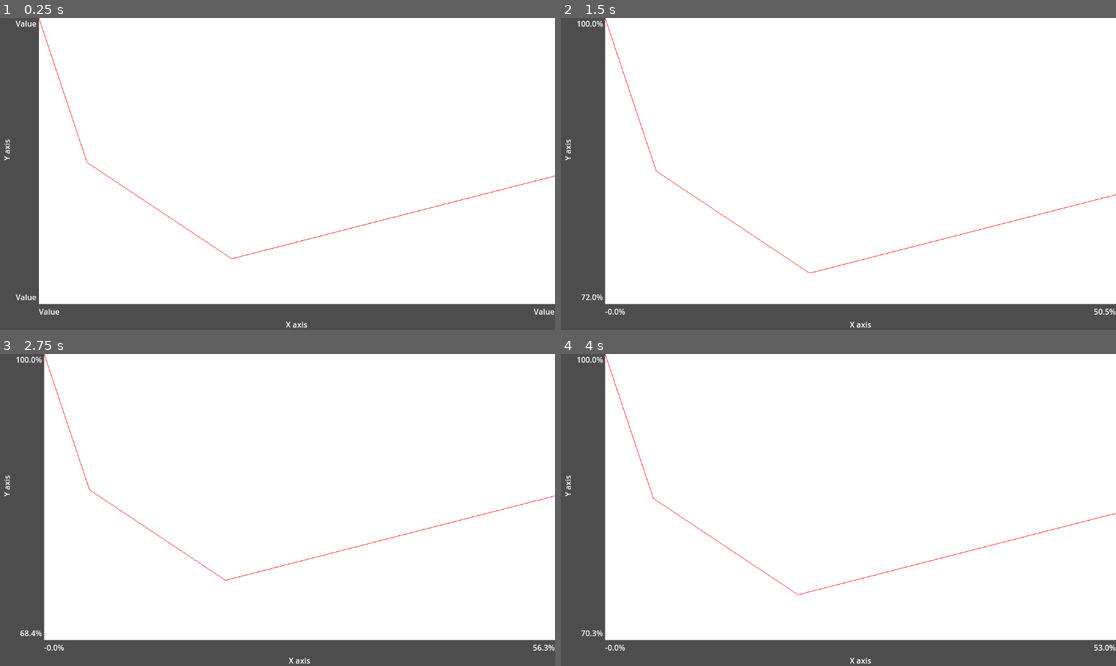
Above: before the commit, frames 1-4 (two rows, left to right).
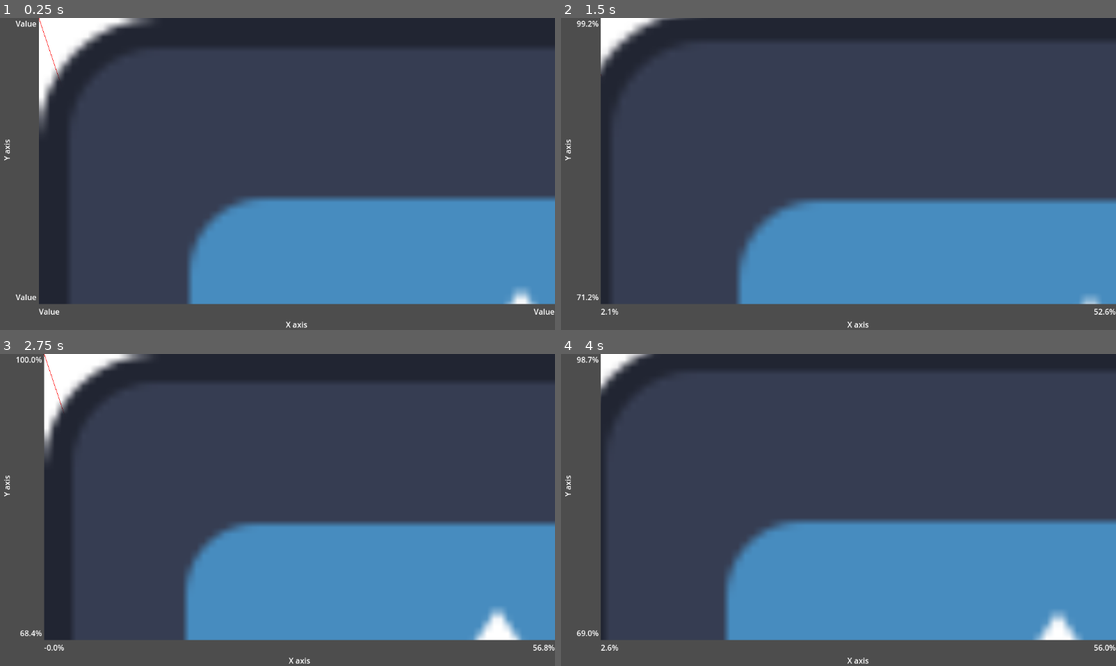
Above: after the commit, the same moments.

Repository: turboseb/chromatography
Game: Godot game, scene res://Plot/graph.tscn
The game is run twice, just before and just after one commit, with the same random seed, the same clock (stepped at 60 frames per second) and the same inputs. Before the commit the project has no main scene; this scene is started directly in both runs. The engine's default icon, where the game draws it, is replaced by a stand-in: a white triangle on a blue panel in a dark square.
Inputs (mouse positions are in pixels of both pictures, inside the frame that each line leads up to):
- Up to frame 1 (0.25 s): no input
- Up to frame 2 (1.5 s): tap Enter at 0.5 s; move the mouse to (960, 158) at 0.52 s; hold D 0.53-1.25 s; tap Middle mouse button (panning) at 0.6 s; click (960, 158) at 0.67 s; tap Mouse wheel up (zoom_in) at 0.8 s; tap Space at 1.25 s; drag from (727, 189) to (810, 236) at 1.27 s
- Up to frame 3 (2.75 s): tap Enter at 2 s; move the mouse to (333, 441) at 2.02 s; hold D from 2.03 s (still down); tap Mouse wheel down (zoom_out) at 2.1 s; click (333, 441) at 2.17 s; tap Middle mouse button (panning) at 2.3 s
- Up to frame 4 (4 s): release D at 2.75 s; tap Space at 2.75 s; drag from (810, 572) to (672, 463) at 2.77 s; tap Enter at 3.5 s; move the mouse to (1005, 556) at 3.52 s; hold A from 3.53 s (still down); tap Mouse wheel up (zoom_in) at 3.6 s; click (1005, 556) at 3.67 s; tap Mouse wheel down (zoom_out) at 3.8 s

The runs differ from the first frame. In frame 1, 84% of the frame differs, in the area x 7-100%, y 0-92%; in frame 2, 85%; in frame 3, 83%; in frame 4, 85%, in the area x 2-100%, y 0-100%.

Commit message:
scale from mouse position, axis specific scaling

Diff:
--- a/Plot/graph.gd
+++ b/Plot/graph.gd
@@ -36,18 +36,24 @@
 
 ## Connected to the graph_container resized() signal, called a little after ready on startup
 func graph_container_resized() -> void:
+	if panning:
+		return
 	graph_container_size = graph_container.size
 	set_panning_limit()
 
-	var axis_scale_limit =  max(graph_container_size.x / size.x, graph_container_size.y / size.x)
-	print(axis_scale_limit)
-	scale_limit = Vector2(axis_scale_limit, axis_scale_limit)
+	var scale_limit_x =  graph_container_size.x / size.x
+	var scale_limit_y =  graph_container_size.y / size.y
+	scale_limit = Vector2(scale_limit_x, scale_limit_y)
+	print(scale_limit)
 
 ## called on zoom
-func clamp_position() ->void:
+func clamp_position(new_position_x: float = , new_position_y: float = ) ->void:
 	set_panning_limit()
-	position.x = clamp(position.x, panning_limit.x, 0)
-	position.y = clamp(position.y, panning_limit.y, 0)
+	if new_position_x:
+		position.x = clamp(new_position_x, panning_limit.x, 0)
+	if new_position_y:
+		position.y = clamp(new_position_y, panning_limit.y, 0)
+
 
 
 func set_panning_limit() ->void:
@@ -71,25 +77,90 @@
 		if Input.is_action_just_released("panning"):
 			deactivate_panning()
 			print("no panning")
+		if Input.is_action_just_released("y_zoom_in"):
+			if !panning:
+				zoom_in_y()
+				return
+		if Input.is_action_just_released("y_zoom_out"):
+			if !panning:
+				zoom_out_y()
+				return
+
+		if Input.is_action_just_released("x_zoom_in"):
+			if !panning:
+				zoom_in_x()
+				return
+		if Input.is_action_just_released("x_zoom_out"):
+			if !panning:
+				zoom_out_x()
+				return
+
+
 		if Input.is_action_just_released("zoom_in"):
 			if !panning:
-				scale = scale + zoom_step_vector
-				clamp_position()
-				graduation.recalculate()
+				zoom_in_x()
+				zoom_in_y()
+				#var new_scale = scale + zoom_step_vector
+				#var scale_ratio = Vector2(new_scale.x/scale.x - 1, new_scale.y/scale.y - 1)
+				#
+				#var new_position = position + (global_position - get_viewport().get_mouse_position()) * scale_ratio
+				#scale = new_scale
+				#clamp_position(new_position.x, new_position.y)
+				#graduation.recalculate()
+
 		if Input.is_action_just_released("zoom_out"):
 			if !panning:
-				var new_scale =  max(scale.x - zoom_step, scale_limit.x)
-				scale = Vector2(new_scale, new_scale)
-				clamp_position()
-				graduation.recalculate()
+				zoom_out_x()
+				zoom_out_y()
+				#var new_scale =  Vector2(max(scale.x - zoom_step, scale_limit.x), max(scale.y - zoom_step, scale_limit.y))
+				#var scale_ratio = new_scale/scale - Vector2(1, 1)
+				#var new_position = position + (global_position - get_viewport().get_mouse_position()) * scale_ratio
+				#scale = new_scale
+				#clamp_position(new_position.x, new_position.y)
+				#graduation.recalculate()
 
+func zoom_in_x():
+	var new_scale_x = scale.x + zoom_step
+	var scale_ratio_x = new_scale_x/scale.x - 1
+
+	var new_position_x = position.x + (global_position.x - get_viewport().get_mouse_position().x) * scale_ratio_x
+	scale.x = new_scale_x
+	clamp_position(new_position_x, position.y)
+	graduation.recalculate()
+
+func zoom_out_x():
+	var new_scale_x = max(scale.x - zoom_step, scale_limit.x)
+	var scale_ratio_x = new_scale_x/scale.x - 1
+
+	var new_position_x = position.x + (global_position.x - get_viewport().get_mouse_position().x) * scale_ratio_x
+	scale.x = new_scale_x
+	clamp_position(new_position_x, position.y)
+	graduation.recalculate()
+
+func zoom_in_y():
+	var new_scale_y = scale.y + zoom_step
+	var scale_ratio_y = new_scale_y/scale.y - 1
+
+	var new_position_y = position.y + (global_position.y - get_viewport().get_mouse_position().y) * scale_ratio_y
+	scale.y = new_scale_y
+	clamp_position(position.x, new_position_y)
+	graduation.recalculate()
+
+func zoom_out_y():
+	var new_scale_y = max(scale.y - zoom_step, scale_limit.y)
+	var scale_ratio_y = new_scale_y/scale.y - 1
+
+	var new_position_y = position.y + (global_position.y - get_viewport().get_mouse_position().y) * scale_ratio_y
+	scale.y = new_scale_y
+	clamp_position(position.x, new_position_y)
+	graduation.recalculate()
 
 func _input(event: InputEvent) -> void:
 	if event is InputEventMouseMotion:
 		if panning:
 			var new_position = position + event.relative
-			position.x = clamp(new_position.x, panning_limit.x, 0)
-			position.y = clamp(new_position.y, panning_limit.y, 0)
+			clamp_position(new_position.x, new_position.y)
+			$"../Label".text = "X: " + str(position.x) + "\nY: " + str(position.y)
 			graduation.recalculate()
 
 
--- a/Plot/graph.tscn
+++ b/Plot/graph.tscn
@@ -1,9 +1,10 @@
-[gd_scene load_steps=3 format=3 uid="uid://dfouncjiebr5x"]
+[gd_scene load_steps=4 format=3 uid="uid://dfouncjiebr5x"]
 
 [ext_resource type="Script" path="res://Plot/graph.gd" id="1_4gm7v"]
 [ext_resource type="Script" path="res://Plot/Graduation/graduation_calculatiion.gd" id="2_s3qre"]
+[ext_resource type="Texture2D" uid="uid://n3vpwldlib21" path="res://icon.svg" id="3_0u6l1"]
 
-[node name="Control" type="Control"]
+[node name="Graph" type="Control"]
 layout_mode = 3
 anchors_preset = 15
 anchor_right = 1.0
@@ -101,6 +102,8 @@
 layout_mode = 2
 offset_right = 2000.0
 offset_bottom = 2000.0
+grow_horizontal = 2
+grow_vertical = 2
 size_flags_vertical = 3
 script = ExtResource("1_4gm7v")
 chart = PackedVector2Array(0, 0, 100, 300, 400, 500, 1152, 307)
@@ -117,6 +120,20 @@
 max_x = NodePath("../../../../XAxis/XGraduation/Xmax")
 min_y = NodePath("../../../../../YAxis/YGraduation/YMin")
 max_y = NodePath("../../../../../YAxis/YGraduation/Ymax")
+
+[node name="TextureRect" type="TextureRect" parent="YGraphContainer/XGraphContainer/GraphContainer/ContainerRelease/InnerGraph"]
+layout_mode = 1
+anchors_preset = 15
+anchor_right = 1.0
+anchor_bottom = 1.0
+grow_horizontal = 2
+grow_vertical = 2
+texture = ExtResource("3_0u6l1")
+
+[node name="Label" type="Label" parent="YGraphContainer/XGraphContainer/GraphContainer/ContainerRelease"]
+layout_mode = 0
+offset_right = 40.0
+offset_bottom = 23.0
 
 [node name="XAxis" type="BoxContainer" parent="YGraphContainer/XGraphContainer"]
 layout_mode = 2
--- a/project.godot
+++ b/project.godot
@@ -11,6 +11,7 @@
 [application]
 
 config/name="Chromatography"
+run/main_scene="res://Plot/graph.tscn"
 config/features=PackedStringArray("4.3", "Forward Plus")
 config/icon="res://icon.svg"
 
@@ -35,3 +36,23 @@
 "events": [Object(InputEventMouseButton,"resource_local_to_scene":false,"resource_name":"","device":-1,"window_id":0,"a …(253 unchanged characters)…
 ]
 }
+y_zoom_in={
+"deadzone": 0.5,
+"events": [Object(InputEventMouseButton,"resource_local_to_scene":false,"resource_name":"","device":-1,"window_id":0,"alt_pressed":false,"shift_pressed":false,"ctrl_pressed":true,"meta_pressed":false,"button_mask":0,"position":Vector2(0, 0),"global_position":Vector2(0, 0),"factor":1.0,"button_index":4,"canceled":false,"pressed":false,"double_click":false,"script":null)
+]
+}
+y_zoom_out={
+"deadzone": 0.5,
+"events": [Object(InputEventMouseButton,"resource_local_to_scene":false,"resource_name":"","device":-1,"window_id":0,"alt_pressed":false,"shift_pressed":false,"ctrl_pressed":true,"meta_pressed":false,"button_mask":0,"position":Vector2(0, 0),"global_position":Vector2(0, 0),"factor":1.0,"button_index":5,"canceled":false,"pressed":false,"double_click":false,"script":null)
+]
+}
+x_zoom_in={
+"deadzone": 0.5,
+"events": [Object(InputEventMouseButton,"resource_local_to_scene":false,"resource_name":"","device":-1,"window_id":0,"alt_pressed":true,"shift_pressed":false,"ctrl_pressed":false,"meta_pressed":false,"button_mask":0,"position":Vector2(0, 0),"global_position":Vector2(0, 0),"factor":1.0,"button_index":4,"canceled":false,"pressed":false,"double_click":false,"script":null)
+]
+}
+x_zoom_out={
+"deadzone": 0.5,
+"events": [Object(InputEventMouseButton,"resource_local_to_scene":false,"resource_name":"","device":-1,"window_id":0,"alt_pressed":true,"shift_pressed":false,"ctrl_pressed":false,"meta_pressed":false,"button_mask":0,"position":Vector2(0, 0),"global_position":Vector2(0, 0),"factor":1.0,"button_index":5,"canceled":false,"pressed":false,"double_click":false,"script":null)
+]
+}
